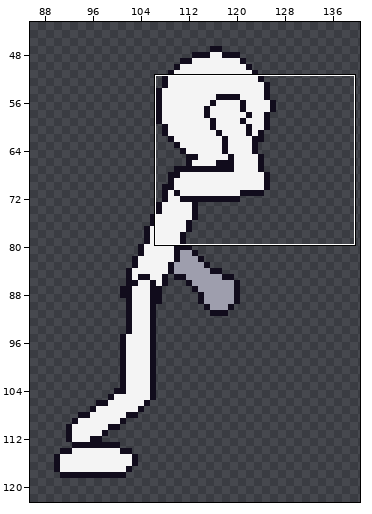
Two states of a pixel-art file, art/stickman/fast_hook.aseprite. The first picture is a wide view before the edit; the outline marks the close-up.
Close-up. Before the commit:
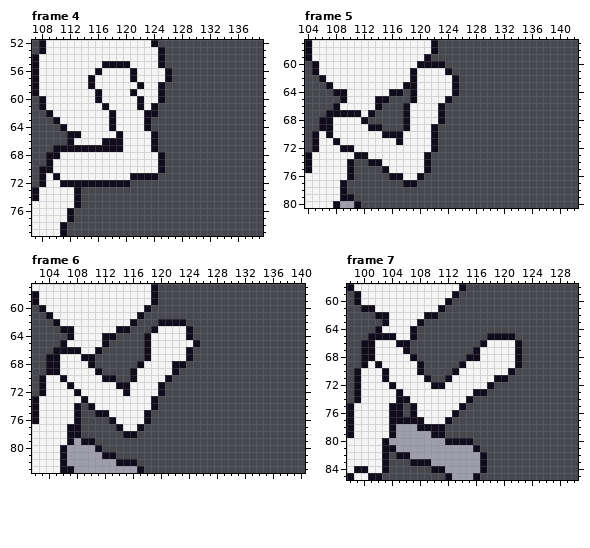
192x128 pixels, 9 frames. Shown: frame 4: x 107..139, y 52..79; frame 5: x 104..142, y 57..80; frame 6: x 102..140, y 57..83; frame 7: x 98..130, y 58..85. The wide view leaves out empty margins. The commit also changed other frames or places, which this record leaves out.
After:
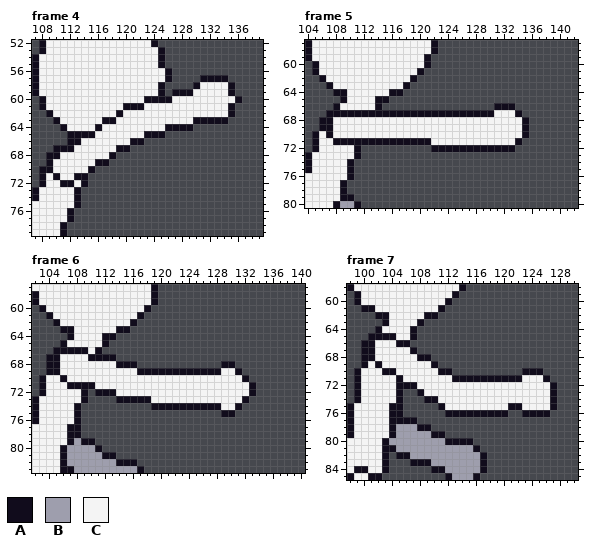
Palette (. is transparent): A #110c1c  B #9e9ead  C #f4f4f4
Diff:
Changed rows in their new state; - is an unchanged pixel.
Frame 4:
first column x 113:
55 ----CCCC----------------
56 ---C----C---------------
57 --C-----C---------AAAA--
58 --C------C-------ACCCCA-
59 ---C----C-----AAACCCCCA-
60 ---C-----CAA-ACCCCCCCCCA
61 ----C--AA--CCCCCCCCCCCA-
62 -----CA---CCCCCCCCCCCCA-
63 ----A-----CCCCCCCAAAAA--
64 ---A-C----CCCAAAA-------
65 -AA---C---A-A-----------
66 A---CCC-AA..------------
67 CCCCCC-A....------------
68 -----A.......-----------
69 ---AA........-----------
70 --A..........-----------
71 AA..........------------
72 C-......----------------
Frame 5:
first column x 109:
60 -----------C-..------------
61 ----------CA....-----------
62 -----------......----------
63 ----------.......----------
64 ----------.......----------
65 ----------......-----------
66 ---------......-------AAA--
67 ---A-AAAA-AAAA-AAAAAAACCCA-
68 ---CCCCCCC----CCCCCCCCCCCCA
69 ----CCCCCC---CCCCCCCCCCCCCA
70 ------CCC----CCCCCCCCCCCCCA
71 AAAAAAAA-AAAACCCCCCCCCCCCA-
72 CCA..........-AAAAAAAAAAA--
73 ---..........--------------
74 ----.........--------------
75 ------.......--------------
76 -------.....---------------
77 ---------..----------------
Frame 6:
first column x 108:
62 ------------....----------
63 -----------......---------
64 ----------.......---------
65 ----------........--------
66 -A--------.......---------
67 -C-AAA----.......---------
68 --CCCCAAA.......-----AA---
69 ---CCCCCCAAAAA-AAAAAACCA--
70 ----CCCCC----CCCCCCCCCCCA-
71 AAA---CC----CCCCCCCCCCCCCA
72 CA.AAA-C----CCCCCCCCCCCCCA
73 --....AAAAACCCCCCCCCCCCCA-
74 --.........-AAAAAAAAACCA--
75 ---........----------AA---
76 -----......---------------
77 ------....----------------
78 -------..-----------------
Frame 7:
first column x 103:
65 ---------------....------
66 --------------......-----
67 ---CA--------.......-----
68 ----CAA-----........-----
69 -----CCA---.........-----
70 -A---CCCAA.........-AAA--
71 C-A---CCCCAAAAAA--AACCCA-
72 -CAAA--CC------CCCCCCCCCA
73 ---..A-------CCCCCCCCCCCA
74 ---...AA----CCCCCCCCCCCCA
75 ----....A--CCCCCCCAACCCCA
76 ----.....A-AAAAAAA--AAAA-
77 -----.....---------------
78 -------..----------------
